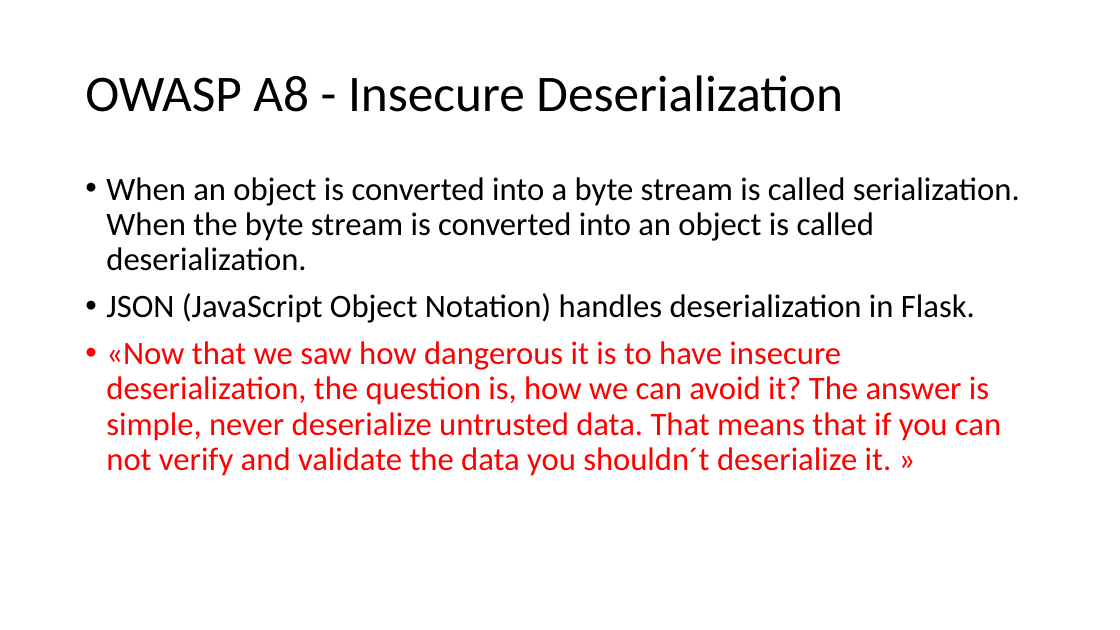
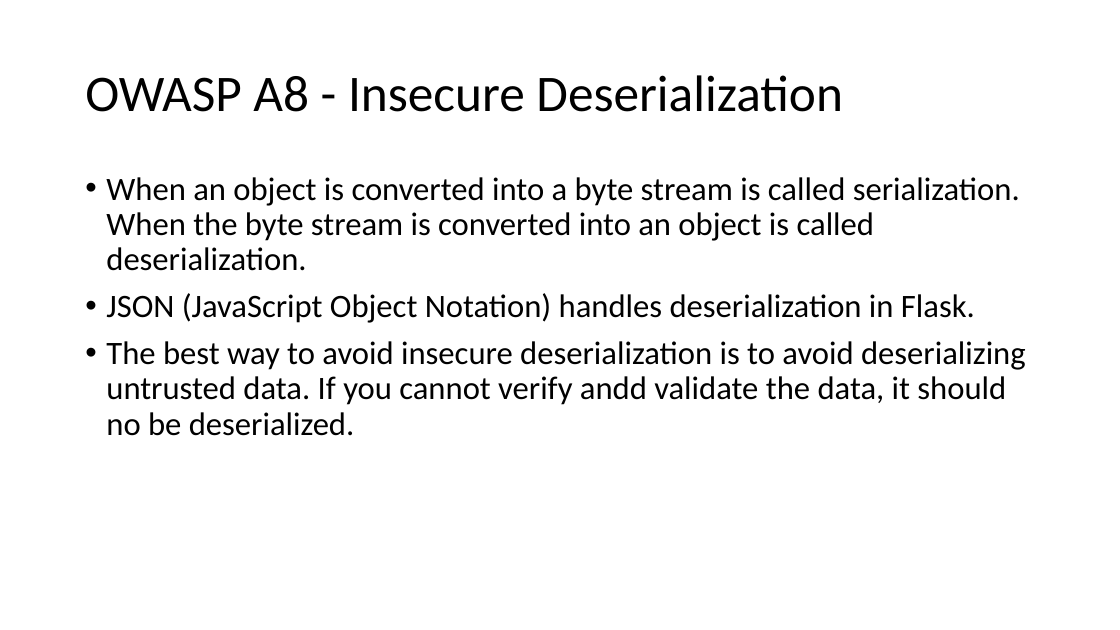
Before and after one commit to jkunnas58/dat250_netbank_fall_2020, a slide deck: slide 18 of Project_report_group_9.pptx. Drawn at 1120x630 pixels with LibreOffice and Linux fonts; fonts in the diff are those of the drawing. Boxes give left, top, right and bottom in pixels: in the first picture for what was removed or moved away, otherwise in the second. Text is boxed around its words. In the diff, an @@ line names an element or a change of style, - is before the commit and + after.

```diff
--- a/Project_report_group_9.pptx
+++ b/Project_report_group_9.pptx
@@ text at (x1=106, y1=341, x2=1026, y2=436): text changed; text colour #FF0000 to #000000 @@
-• «Now that we saw how dangerous it is to have insecure deserialization, the question is, how we can avoid it? The answer is simple, never deserialize untrusted data. That means that if you can not verify and validate the data you shouldn´t deserialize it. »
+• The best way to avoid insecure deserialization is to avoid deserializing untrusted data. If you cannot verify andd validate the data, it should no be deserialized.
```
Also in this commit, not shown: 5 other slides changed.
